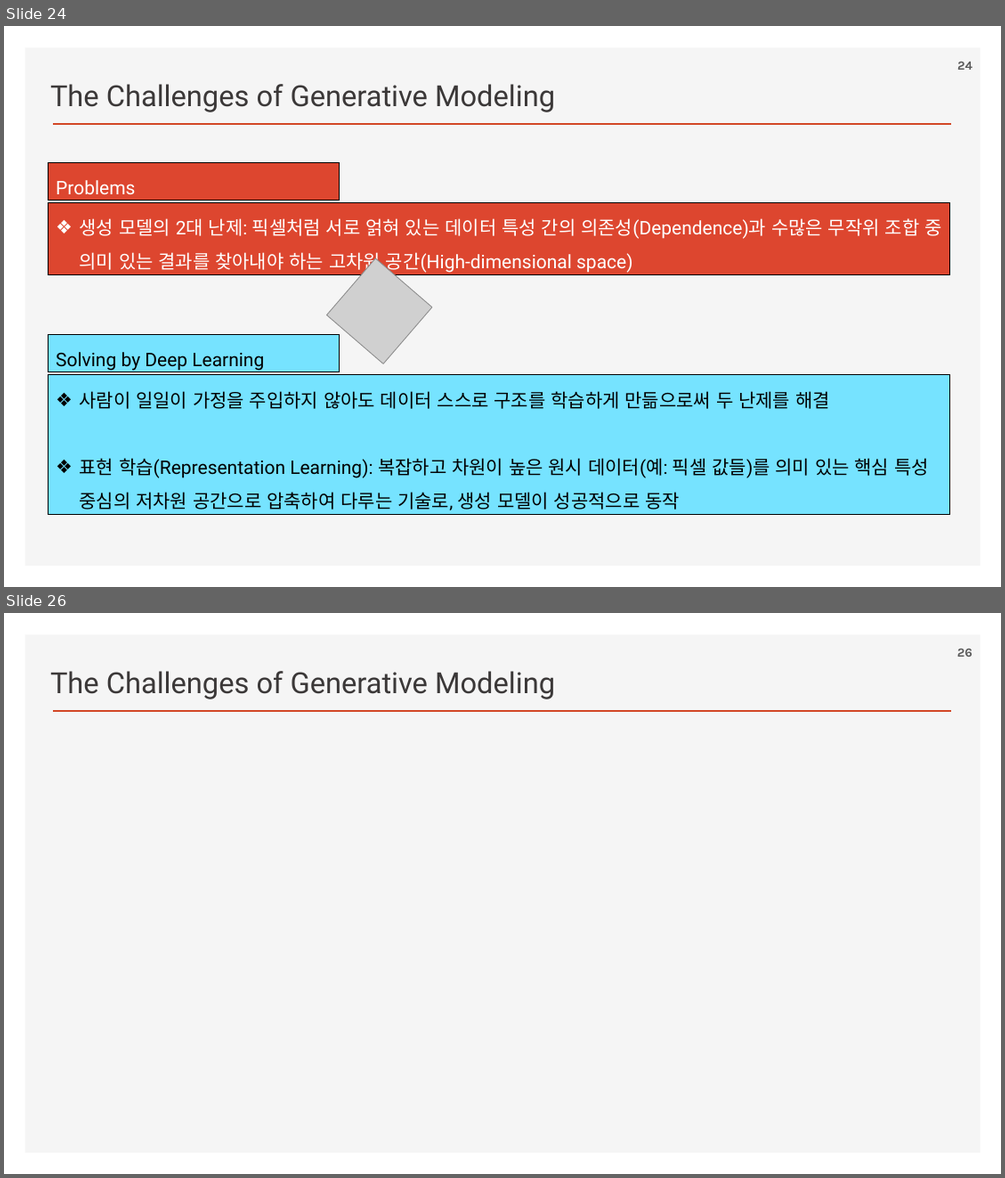
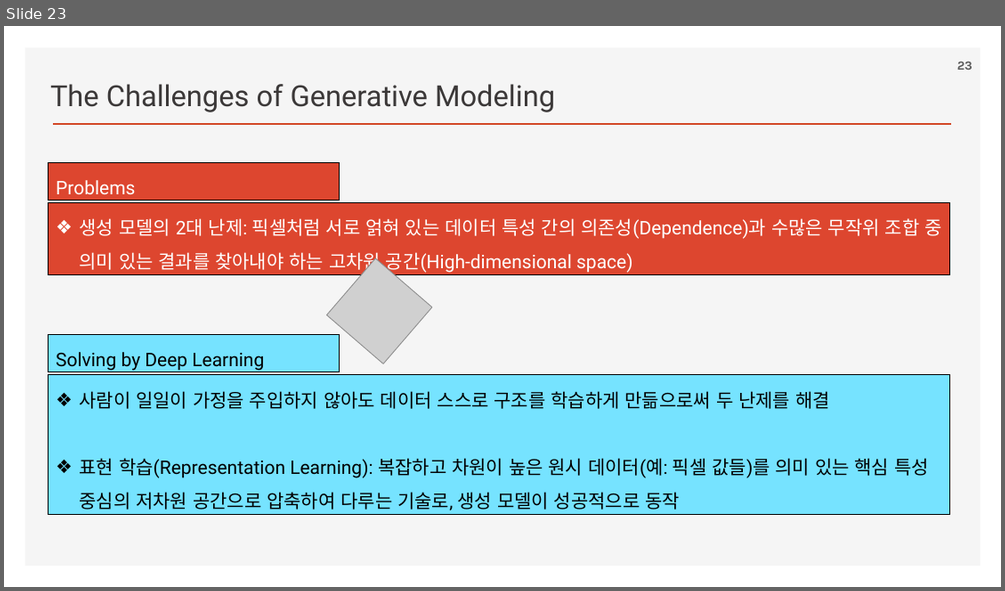
Before and after one commit to ancestor9/2026_Fall_AI-Literacy, a slide deck: Generative Deep Learning.pptx. Shown one above the other, each under a label of ours: slides 24 and 26 before the commit, slide 23 after it; the slides between them are not shown. The pictures are 1005x1178 and 1005x591 pixels, drawn with LibreOffice and Linux fonts; fonts in the diff are those of the drawing; grey boxes stand for pictures; background and template pictures are left out. Boxes give left, top, right and bottom in pixels: in the first picture for what was removed or moved away, otherwise in the second. Text is boxed around its words. In the diff, an @@ line names an element or a change of style, - is before the commit and + after.

```diff
--- a/Generative Deep Learning.pptx
+++ b/Generative Deep Learning.pptx
@@ slide 26 removed at [4,613,1001,1174], background #FFFFFF; not listed: 2 template elements that a slide beside it also shows @@
@@ page number removed at [957,649,972,657] @@
-26
@@ text removed at [50,671,555,699] @@
-The Challenges of Generative Modeling
@@ what was slide 24 is now slide 23 @@
@@ page number at [957,62,972,70]: text changed @@
-24
+23
```
Also in this commit, not shown: 2 slides changed, 4 slides added, 1 other slide removed.
